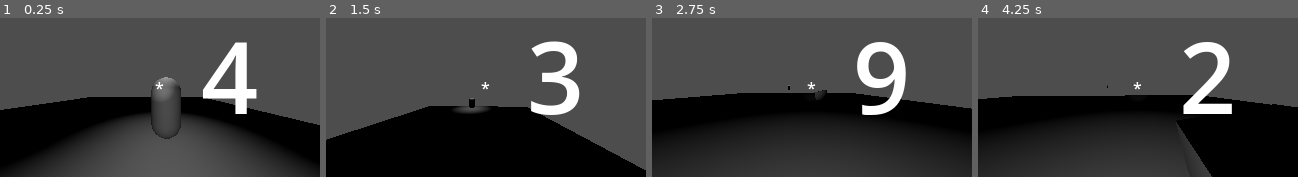
Above: before the commit, frames 1-4 (left to right).
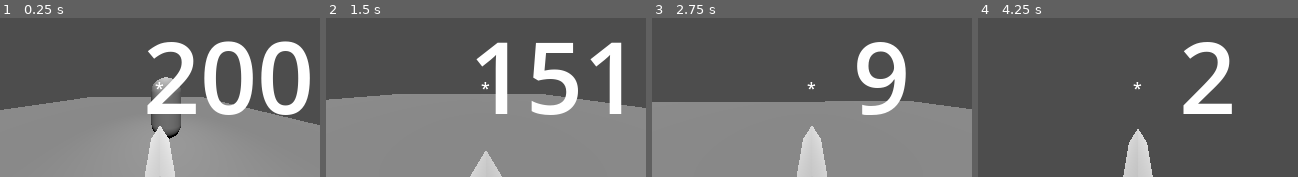
Above: after the commit, the same moments.

Repository: influenza-dotcom/3D-RPG
Game: Godot game, scene res://game.tscn
The game is run twice, just before and just after one commit, with the same random seed, the same clock (stepped at 60 frames per second) and the same inputs.
Inputs (mouse positions are in pixels of both pictures, inside the frame that each line leads up to):
- Up to frame 1 (0.25 s): no input
- Up to frame 2 (1.5 s): move the mouse to (502, 86) at 0.52 s; press the mouse at (502, 86) at 0.53 s; hold W (forward) from 0.53 s (still down); tap Space (jump) at 0.77 s; move the mouse to (470, 87) at 1.27 s; release the mouse at (470, 87) at 1.28 s; click (470, 87) at 1.35 s
- Up to frame 3 (2.75 s): keep holding W (forward); tap Space (jump) at 1.52 s; move the mouse to (818, 83) at 2.02 s; hold 1 (Weapon Slot 1) from 2.03 s (still down); click (818, 83) at 2.3 s
- Up to frame 4 (4.25 s): keep holding W (forward); move the mouse to (1134, 89) at 2.77 s; release 1 (Weapon Slot 1) at 2.78 s; tap 2 (Weapon Slot 2) at 2.85 s; tap Space (jump) at 3.02, 3.77 s; click (1134, 89) at 3.05 s; move the mouse to (1163, 89) at 3.52 s; hold 3 (Weapon Slot 3) from 3.53 s (still down); click (1163, 89) at 3.8 s; tap R (Reload) at 4.15 s

The runs differ from the first frame. In frame 1, 55% of the frame differs, in the area x 0-100%, y 14-100%; in frame 2, 55%; in frame 3, 50%; in frame 4, 46%.

Commit message:
gay1

Diff:
--- a/Level.tscn
+++ b/Level.tscn
@@ -3,30 +3,14 @@
 [ext_resource type="PackedScene" uid="uid://u4d1weoodfyl" path="res://Player.tscn" id="1_bexhn"]
 [ext_resource type="PackedScene" uid="uid://c733c8r3f3cqi" path="res://enemy.tscn" id="2_t7iv1"]
 
-[sub_resource type="WorldBoundaryShape3D" id="WorldBoundaryShape3D_5xgho"]
+[sub_resource type="CameraAttributesPhysical" id="CameraAttributesPhysical_t7iv1"]
 
 [sub_resource type="PlaneMesh" id="PlaneMesh_u52ul"]
 size = Vector2(20, 20)
 
-[sub_resource type="BoxMesh" id="BoxMesh_bexhn"]
-
-[sub_resource type="CameraAttributesPhysical" id="CameraAttributesPhysical_t7iv1"]
+[sub_resource type="WorldBoundaryShape3D" id="WorldBoundaryShape3D_5xgho"]
 
 [node name="Level" type="Node3D" unique_id=1728955352]
-
-[node name="StaticBody3D" type="StaticBody3D" parent="." unique_id=1054070802]
-collision_layer = 2
-
-[node name="CollisionShape3D" type="CollisionShape3D" parent="StaticBody3D" unique_id=927007893]
-shape = SubResource("WorldBoundaryShape3D_5xgho")
-
-[node name="MeshInstance3D" type="MeshInstance3D" parent="." unique_id=1572770902]
-layers = 2
-mesh = SubResource("PlaneMesh_u52ul")
-
-[node name="MeshInstance3D" type="MeshInstance3D" parent="MeshInstance3D" unique_id=953596688]
-transform = Transform3D(0.94968677, -0.22799963, -0.21473533, 0.23344538, 0.9723699, 0, 0.20880218, -0.05012897, 0.9766723, 3.3485107, 0.21663046, -0.2338624)
-mesh = SubResource("BoxMesh_bexhn")
 
 [node name="Player" parent="." unique_id=1004389063 instance=ExtResource("1_bexhn")]
 transform = Transform3D(1, 0, 0, 0, 1, 0, 0, 0, 1, 2.4656072, 2.0878973, 6.608121)
@@ -34,5 +18,18 @@
 [node name="WorldEnvironment" type="WorldEnvironment" parent="." unique_id=344457251]
 camera_attributes = SubResource("CameraAttributesPhysical_t7iv1")
 
+[node name="DirectionalLight3D" type="DirectionalLight3D" parent="WorldEnvironment" unique_id=1715520373]
+transform = Transform3D(1, 0, 0, 0, 0.5230491, 0.85230255, 0, -0.85230255, 0.5230491, 0, 25.834555, 14.103994)
+
+[node name="MeshInstance3D" type="MeshInstance3D" parent="WorldEnvironment" unique_id=1572770902]
+layers = 2
+mesh = SubResource("PlaneMesh_u52ul")
+
+[node name="StaticBody3D" type="StaticBody3D" parent="WorldEnvironment/MeshInstance3D" unique_id=1054070802]
+collision_layer = 2
+
+[node name="CollisionShape3D" type="CollisionShape3D" parent="WorldEnvironment/MeshInstance3D/StaticBody3D" unique_id=927007893]
+shape = SubResource("WorldBoundaryShape3D_5xgho")
+
 [node name="Enemy" parent="." unique_id=1904915421 instance=ExtResource("2_t7iv1")]
 transform = Transform3D(1, 0, 0, 0, 1, 0, 0, 0, 1, 2.6711369, 1.4112024, 3.5625772)
--- a/Player.tscn
+++ b/Player.tscn
@@ -7,15 +7,37 @@
 [ext_resource type="Script" uid="uid://s33f6uge5lrq" path="res://mouse_input.gd" id="2_kpjcp"]
 [ext_resource type="Script" uid="uid://cpumperu5odhl" path="res://swap_weapons.gd" id="2_l6ohk"]
 [ext_resource type="Script" uid="uid://dai27h6juqwq4" path="res://inventory.gd" id="2_tdg3f"]
-[ext_resource type="Resource" uid="uid://bu7caixpr0wo" path="res://rock_weapon.tres" id="3_5ncpa"]
 [ext_resource type="Script" uid="uid://c4kxwn8enjkw" path="res://head.gd" id="3_kne1u"]
 [ext_resource type="Script" uid="uid://6rkb0tvvxd15" path="res://projectile_spawner.gd" id="5_cxr5p"]
+[ext_resource type="PackedScene" uid="uid://bfshtxa6mrb75" path="res://Projectile.tscn" id="6_jatw7"]
+[ext_resource type="Script" uid="uid://b1hemngkjap38" path="res://weapon.gd" id="7_rv870"]
 [ext_resource type="Script" uid="uid://24ipue4s7tg2" path="res://player_debug.gd" id="8_5ncpa"]
 [ext_resource type="AudioStream" uid="uid://coedfv0r3glg8" path="res://silent_pp7_goldeneye.mp3" id="8_oudfo"]
 [ext_resource type="Script" uid="uid://bqyq4oydrsw3d" path="res://ammo.gd" id="9_wi0c6"]
 [ext_resource type="Script" uid="uid://b5i2m6yd2ddy2" path="res://ui.gd" id="10_hp6x6"]
+[ext_resource type="Script" uid="uid://biuihywbnrv1v" path="res://gun_mesh.gd" id="12_r3kul"]
+
+[sub_resource type="Resource" id="Resource_efikj"]
+script = ExtResource("7_rv870")
+effective_range = 0.0
+projectile_scene = ExtResource("6_jatw7")
+projectile_life_time = 0.4
+projectile_speed = 200.0
+max_ammo = 200.0
+pellet_count = 36
+pellet_spread = 0.2
+attack_speed = 0.001
+metadata/_custom_type_script = "uid://b1hemngkjap38"
 
 [sub_resource type="CapsuleShape3D" id="CapsuleShape3D_mf4mk"]
+
+[sub_resource type="StandardMaterial3D" id="StandardMaterial3D_d6rpx"]
+render_priority = 127
+no_depth_test = true
+
+[sub_resource type="PrismMesh" id="PrismMesh_d6rpx"]
+material = SubResource("StandardMaterial3D_d6rpx")
+size = Vector3(0.12, 0.095, 0.34)
 
 [sub_resource type="Theme" id="Theme_hp6x6"]
 default_font_size = 100
@@ -28,7 +50,7 @@
 [node name="JetPack" type="Node3D" parent="." unique_id=1094688970 node_paths=PackedStringArray("player")]
 script = ExtResource("2_d6rpx")
 player = NodePath("..")
-fly_rate = 9.0
+fly_rate = 2.5
 
 [node name="SwapWeapons" type="Node3D" parent="." unique_id=72453145]
 script = ExtResource("2_l6ohk")
@@ -38,7 +60,7 @@
 
 [node name="Inventory" type="Node3D" parent="." unique_id=1356118778]
 script = ExtResource("2_tdg3f")
-equipped_weapon = ExtResource("3_5ncpa")
+equipped_weapon = SubResource("Resource_efikj")
 
 [node name="Ammo" type="Node3D" parent="." unique_id=2115594039]
 script = ExtResource("9_wi0c6")
@@ -71,15 +93,22 @@
 fov = 90.0
 near = 0.001
 
+[node name="GunMesh" type="MeshInstance3D" parent="Head/Camera3D" unique_id=689075226]
+transform = Transform3D(1, 0, 0, 0, 1, 0, 0, 0, 1, 0, -0.30088294, -0.42991915)
+layers = 4
+mesh = SubResource("PrismMesh_d6rpx")
+script = ExtResource("12_r3kul")
+
 [node name="OmniLight3D" type="OmniLight3D" parent="Head/Camera3D" unique_id=873113548]
-transform = Transform3D(1, 0, 0, 0, 1, 0, 0, 0, 1, 0, -0.56095266, 0.62729067)
+transform = Transform3D(1, 0, 0, 0, 1, 0, 0, 0, 1, 0, -0.00072294474, -0.7155058)
+visible = false
 
 [node name="SpotLight3D" type="SpotLight3D" parent="Head/Camera3D" unique_id=1268080347]
 spot_range = 23.693558
 spot_angle = 9.948748
 
 [node name="Muzzle" type="Marker3D" parent="Head" unique_id=2078084539]
-transform = Transform3D(1, 0, 0, 0, 1, 0, 0, 0, 1, 0, -0.104013234, 1.2552023)
+transform = Transform3D(1, 0, 0, 0, 1, 0, 0, 0, 1, 0, -0.104013234, -0.085727304)
 
 [node name="ProjectileSpawner" type="Node3D" parent="." unique_id=518438632 node_paths=PackedStringArray("muzzle", "player")]
 script = ExtResource("5_cxr5p")
@@ -143,7 +172,10 @@
 
 [connection signal="equip_this" from="SwapWeapons" to="Inventory" method="_on_swap_weapons_equip_this"]
 [connection signal="reload" from="Reload" to="Attack" method="_on_reload_reload"]
+[connection signal="reload" from="Reload" to="Head/Camera3D/GunMesh" method="reload"]
 [connection signal="reload" from="Inventory" to="Ammo" method="reload"]
+[connection signal="finished_reloading" from="Ammo" to="Head/Camera3D/GunMesh" method="_on_ammo_finished_reloading"]
+[connection signal="play_animation" from="Attack" to="Head/Camera3D/GunMesh" method="fire"]
 [connection signal="spawn_projectile" from="Attack" to="ProjectileSpawner" method="spawn_projectile"]
 [connection signal="timeout" from="Attack/Reload" to="Ammo" method="_on_reload_timeout"]
 [connection signal="attack" from="MouseInput" to="Attack" method="_on_mouse_input_attack"]
--- a/ammo.gd
+++ b/ammo.gd
@@ -5,6 +5,8 @@
 
 var current_ammo
 var max_ammo
+
+signal finished_reloading
 
 func get_inventory():
 	inventory = get_parent().get_node("Inventory")
@@ -26,6 +28,7 @@
 
 func reload():
 	set_to_max_ammo()
+	finished_reloading.emit()
 
 func _ready() -> void:
 	get_inventory()
--- a/attack.gd
+++ b/attack.gd
@@ -1,6 +1,7 @@
 extends Node3D
 
 signal spawn_projectile(_from, _direction, _visual_only: bool)
+signal play_animation
 
 @export var muzzle: Node3D
 @export var clip: Node3D
@@ -42,21 +43,22 @@
 	var _space_state = get_world_3d().direct_space_state
 	var _center = get_viewport().get_visible_rect().size / 2.0
 	var _from = _camera.project_ray_origin(_center)
+	var spawn_point = muzzle.global_position if muzzle else _from
+	_from = spawn_point
 	var _direction = _camera.project_ray_normal(_center)
 
 
 	for i in range(current_weapon.pellet_count):
 		var pellet_direction = _direction
-		if current_weapon.pellet_count >= 1:
-			var spread = current_weapon.pellet_spread
-			pellet_direction = pellet_direction.rotated(
-				Vector3.RIGHT,
-				randf_range(-spread,spread)
-			)
-			pellet_direction = pellet_direction.rotated(
-				Vector3.UP,
-				randf_range(-spread, spread)
-			)
+		var spread = current_weapon.pellet_spread
+		pellet_direction = pellet_direction.rotated(
+			Vector3.RIGHT,
+			randf_range(-spread,spread)
+		)
+		pellet_direction = pellet_direction.rotated(
+			Vector3.UP,
+			randf_range(-spread, spread)
+		)
 		var _to = _from + pellet_direction * current_weapon.effective_range
 		var _far_point = _from + pellet_direction * 10.0
 
@@ -78,6 +80,7 @@
 		else:
 			var _visual_direction = (_far_point - _spawn_point).normalized()
 			spawn_projectile.emit(_spawn_point, _visual_direction, false)
+		play_animation.emit()
 
 
 func _on_reload_reload() -> void:
--- /dev/null
+++ b/bullet_casing.gd
@@ -0,0 +1,11 @@
+extends RigidBody3D
+
+
+# Called when the node enters the scene tree for the first time.
+func _ready() -> void:
+	pass # Replace with function body.
+
+
+# Called every frame. 'delta' is the elapsed time since the previous frame.
+func _process(delta: float) -> void:
+	pass
--- /dev/null
+++ b/bullet_casing.tscn
@@ -0,0 +1,22 @@
+[gd_scene format=3 uid="uid://jfikh5l1cafh"]
+
+[ext_resource type="Script" uid="uid://dvdf46g5yumcf" path="res://bullet_casing.gd" id="1_4qlof"]
+
+[sub_resource type="CapsuleMesh" id="CapsuleMesh_y6qp7"]
+radius = 0.005
+height = 0.025
+
+[sub_resource type="CapsuleShape3D" id="CapsuleShape3D_xhqiy"]
+radius = 0.005
+height = 0.025
+
+[node name="BulletCasing" type="RigidBody3D" unique_id=1079555850]
+script = ExtResource("1_4qlof")
+
+[node name="MeshInstance3D" type="MeshInstance3D" parent="." unique_id=1021048925]
+mesh = SubResource("CapsuleMesh_y6qp7")
+
+[node name="CollisionShape3D" type="CollisionShape3D" parent="." unique_id=1955005567]
+shape = SubResource("CapsuleShape3D_xhqiy")
+
+[node name="AudioStreamPlayer3D" type="AudioStreamPlayer3D" parent="." unique_id=2062308194]
--- /dev/null
+++ b/gun_mesh.gd
@@ -0,0 +1,46 @@
+extends MeshInstance3D
+
+var base_position: Vector3
+var base_rotation: Vector3
+
+func _ready():
+	base_position = position
+	base_rotation = rotation_degrees
+
+var tween
+
+func fire():
+	if tween:
+		tween.kill()
+	position = base_position
+	rotation_degrees = base_rotation
+	tween = create_tween().set_parallel()
+	tween.set_trans(Tween.TRANS_CUBIC)
+
+	tween.tween_property(self, "position", base_position + Vector3(0, 0.1, 0.4), 0.05)
+	tween.tween_property(self, "rotation_degrees", base_rotation + Vector3(-5, 0, 0), 0.05)
+
+	tween.chain().tween_property(self, "position", base_position, 0.1)
+	tween.chain().tween_property(self, "rotation_degrees", base_rotation, 0.1)
+
+func reload():
+	if tween:
+		tween.kill()
+	position = base_position
+	rotation_degrees = base_rotation
+	tween = create_tween().set_parallel()
+	tween.set_trans(Tween.TRANS_CUBIC)
+
+	tween.tween_property(self, "position", base_position + Vector3(0, -.9, 0.4), .5)
+	tween.tween_property(self, "rotation_degrees", base_rotation + Vector3(-25, 0, 0), .5)
+
+
+func _on_ammo_finished_reloading() -> void:
+	print("hello")
+	if tween:
+		tween.kill()
+	tween = create_tween().set_parallel()
+	tween.set_trans(Tween.TRANS_CUBIC)
+
+	tween.tween_property(self, "position", base_position, 0.5)
+	tween.tween_property(self, "rotation_degrees", base_rotation, 0.5)
--- a/jet_pack.gd
+++ b/jet_pack.gd
@@ -1,7 +1,7 @@
 extends Node3D
 
 @export var player: Character
-@export var fly_rate: float = 10.0
+@export var fly_rate: float
 
 @export var activate_flight: bool = false
 
@@ -15,4 +15,4 @@
 		activate_flight = false
 
 	if activate_flight:
-		player.velocity.y += fly_rate*delta
+		player.velocity.y = fly_rate
--- a/mouse_input.gd
+++ b/mouse_input.gd
@@ -2,6 +2,7 @@
 
 signal rotate(_amt: Vector2)
 signal attack(_camera: Camera3D)
+
 
 var mouse_sensitivity = 0.002
 
@@ -13,9 +14,7 @@
 		var _rotation_amount: Vector2 = Vector2(-event.relative.y * mouse_sensitivity, -event.relative.x * mouse_sensitivity)
 		rotate.emit(_rotation_amount)
 
-
 func _process(_delta: float) -> void:
-	# Fire while holding left click
 	if Input.is_action_pressed("Attack"):
 		var _camera: Camera3D = get_viewport().get_camera_3d()
 		attack.emit(_camera)
--- a/pistol.tres
+++ b/pistol.tres
@@ -6,7 +6,7 @@
 
 [resource]
 script = ExtResource("2_3x4rh")
-effective_range = 2000.0
+effective_range = 10.0
 damage = 2.0
 projectile_scene = ExtResource("1_52pn7")
 pellet_spread = 0.009
--- a/projectile.gd
+++ b/projectile.gd
@@ -21,7 +21,6 @@
 func _on_body_entered(body):
 	linear_velocity = Vector3.ZERO
 	if visual_only:
-
 		queue_free()
 		return
 
--- a/rock_projectile.tscn
+++ b/rock_projectile.tscn
@@ -1,6 +1,6 @@
 [gd_scene format=3 uid="uid://dsh4ofwyvp0w4"]
 
-[ext_resource type="Script" uid="uid://57dhcpts752p" path="res://rock_projectile.gd" id="1_g3ye5"]
+[ext_resource type="Script" uid="uid://b0lsts6f545k2" path="res://projectile.gd" id="1_bfvg0"]
 [ext_resource type="Script" uid="uid://n0t0jfwyadx6" path="res://explosion.gd" id="2_bfvg0"]
 
 [sub_resource type="SphereMesh" id="SphereMesh_b4wt3"]
@@ -14,7 +14,7 @@
 collision_mask = 2
 contact_monitor = true
 max_contacts_reported = 1
-script = ExtResource("1_g3ye5")
+script = ExtResource("1_bfvg0")
 
 [node name="MeshInstance3D" type="MeshInstance3D" parent="." unique_id=524781884]
 mesh = SubResource("SphereMesh_b4wt3")
--- a/rock_weapon.tres
+++ b/rock_weapon.tres
@@ -10,7 +10,7 @@
 projectile_scene = ExtResource("1_yguwm")
 projectile_speed = 15.0
 max_ammo = 4.0
-bullet_gravity_scale = 0.0
+bullet_gravity_scale = 1.0
 pellet_spread = 0.0
 attack_speed = 0.88
 metadata/_custom_type_script = "uid://b1hemngkjap38"
--- a/shotgun.tres
+++ b/shotgun.tres
@@ -1,14 +1,17 @@
 [gd_resource type="Resource" script_class="Weapon" format=3 uid="uid://cg011ft8wdtgl"]
 
 [ext_resource type="PackedScene" uid="uid://bfshtxa6mrb75" path="res://Projectile.tscn" id="1_4cern"]
+[ext_resource type="AudioStream" uid="uid://b424n1d0cbxe7" path="res://freesound_community-silenced-shotgun-gunshot-105776.mp3" id="1_ktqtt"]
 [ext_resource type="Script" uid="uid://b1hemngkjap38" path="res://weapon.gd" id="2_ktqtt"]
 
 [resource]
 script = ExtResource("2_ktqtt")
-effective_range = 100.0
+effective_range = 5.0
 projectile_scene = ExtResource("1_4cern")
 max_ammo = 2.0
+launch_angle = -0.1
 pellet_count = 9
 pellet_spread = 0.12
-attack_speed = 0.4
+audio = ExtResource("1_ktqtt")
+attack_speed = 1.4
 reload_time = 1.0
Not shown, added: bullet_casing.gd.uid
Not shown, added: freesound_community-silenced-shotgun-gunshot-105776.mp3.import
Not shown, added: gun_mesh.gd.uid
Not shown, added: freesound_community-silenced-shotgun-gunshot-105776.mp3
